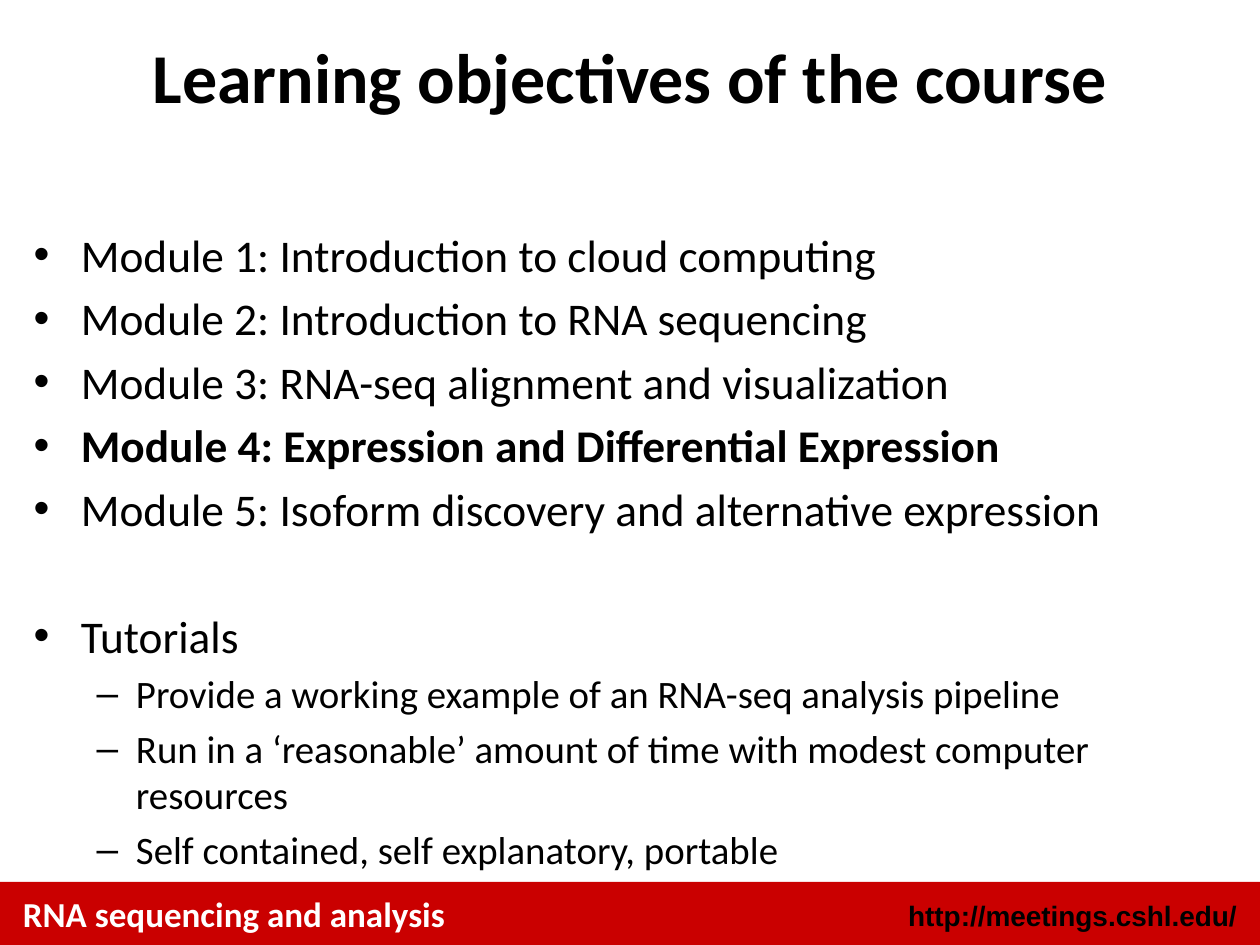
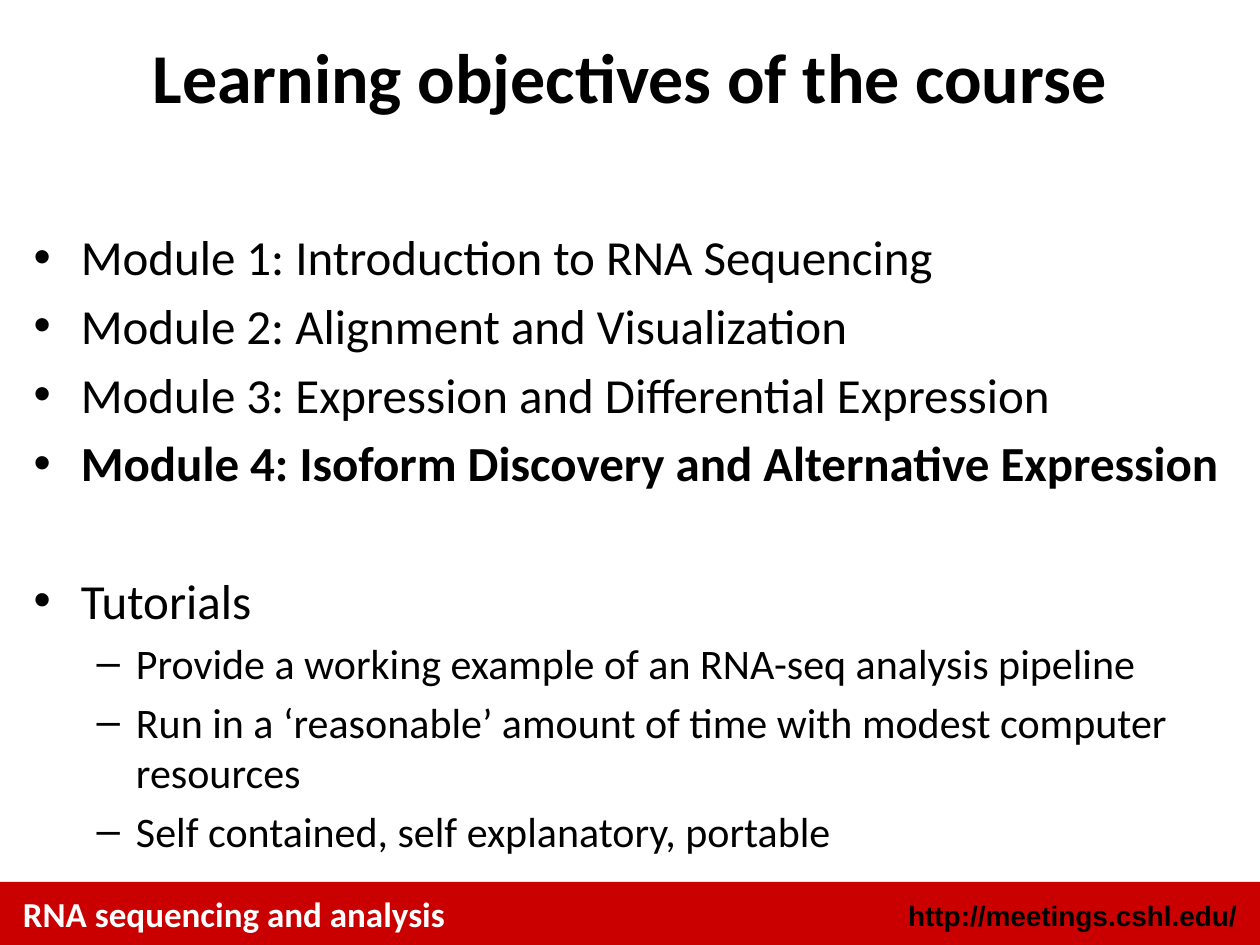
Before and after one commit to griffithlab/rnaseq_tutorial_wiki, a slide deck: slide 3 of LectureFiles/cshl/2015/RNASeq_Module4_Lecture.pptx. Drawn at 1260x945 pixels with LibreOffice and Linux fonts; fonts in the diff are those of the drawing. Boxes give left, top, right and bottom in pixels: in the first picture for what was removed or moved away, otherwise in the second. Text is boxed around its words. In the diff, an @@ line names an element or a change of style, - is before the commit and + after.

Commit message:
Replace the modules with up to date CBW 2015 versions with CSHL 2015 template and module numbers.

```diff
--- a/LectureFiles/cshl/2015/RNASeq_Module4_Lecture.pptx
+++ b/LectureFiles/cshl/2015/RNASeq_Module4_Lecture.pptx
@@ text at [81, 241, 1219, 489]: text changed; size 25.9 to 28 pt @@
-• Module 1: Introduction to cloud computing
-• Module 2: Introduction to RNA sequencing
-• Module 3: RNA-seq alignment and visualization
-• Module 4: Expression and Differential Expression
-• Module 5: Isoform discovery and alternative expression
+• Module 1: Introduction to RNA Sequencing
+• Module 2: Alignment and Visualization
+• Module 3: Expression and Differential Expression
+• Module 4: Isoform Discovery and Alternative Expression
@@ text at [81, 585, 1166, 854]: size 25.9 to 28 pt in "Tutorials"; size 22.2 to 24 pt in "Provide a working example of an RNA-seq ...", "Run in a ‘reasonable’ amount of time ...", "Self contained, self explanatory, portable" @@
```
Also in this commit, not shown: 2 other slides changed, 11 slides added, 15 slides removed, 13 other files.
